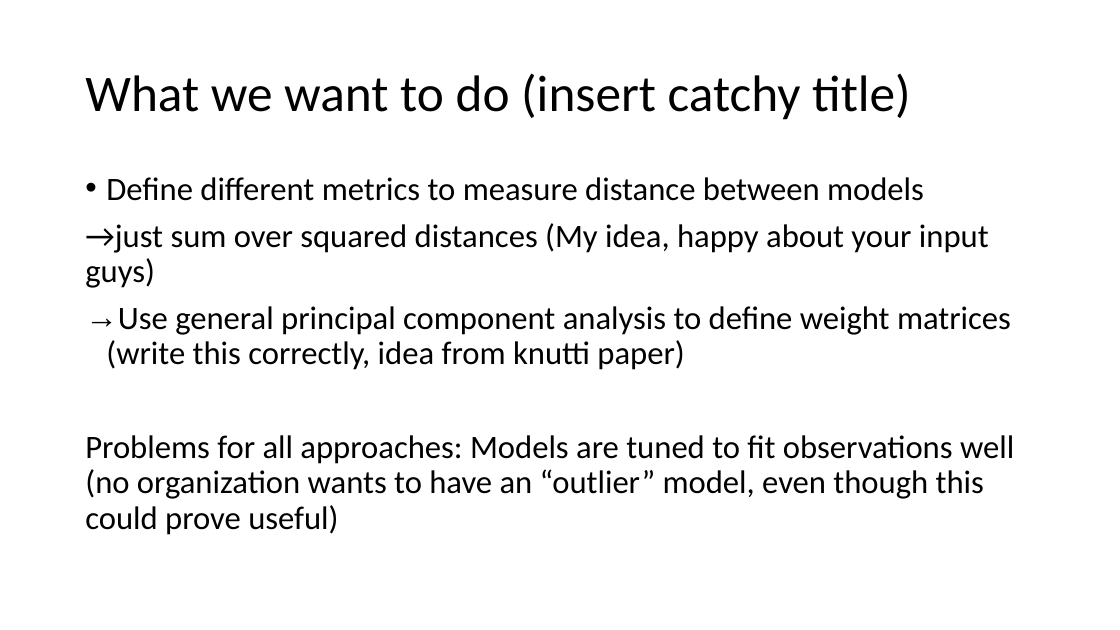
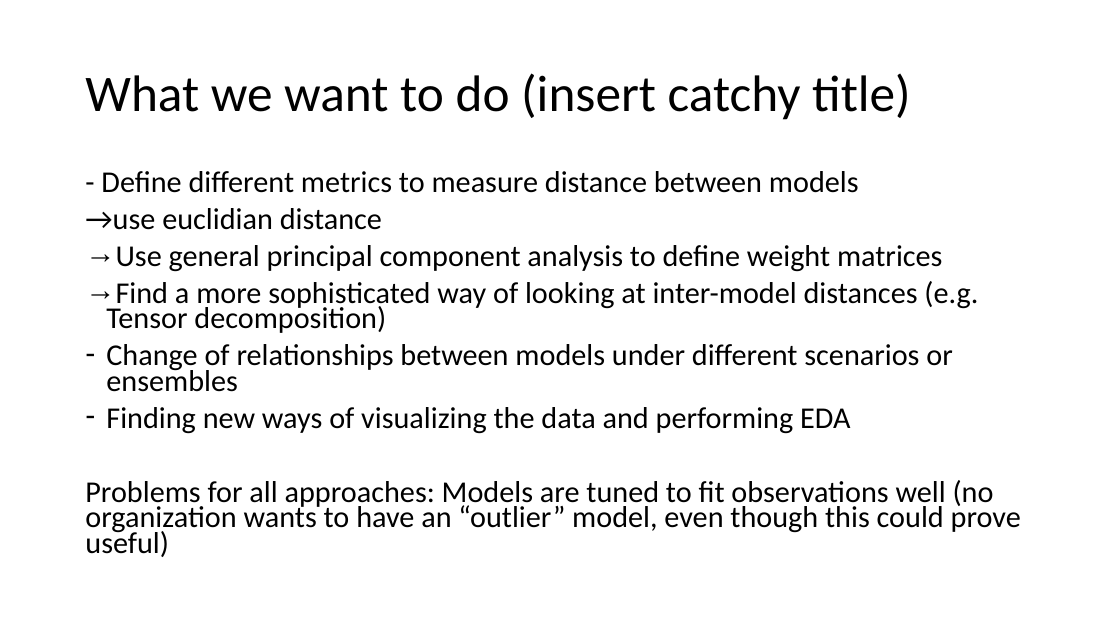
Before and after one commit to fussballball/stat222, a slide deck: slide 5 of Presentation 1 Climate Change Problem.pptx (slide 6 before the commit). Drawn at 1120x630 pixels with LibreOffice and Linux fonts; fonts in the diff are those of the drawing. Boxes give left, top, right and bottom in pixels: in the first picture for what was removed or moved away, otherwise in the second. Text is boxed around its words. In the diff, an @@ line names an element or a change of style, - is before the commit and + after.

Commit message:
updated .gif R file and updated Presentation

```diff
--- a/Presentation 1 Climate Change Problem.pptx
+++ b/Presentation 1 Climate Change Problem.pptx
@@ text at [85,171,978,434]: text changed; size 28 to 25.9 pt @@
-• Define different metrics to measure distance between models
-→just sum over squared distances (My idea, happy about your input guys)
-→ Use general principal component analysis to define weight matrices (write this correctly, idea from knutti paper)
+- Define different metrics to measure distance between models
+→use euclidian distance
+→ Use general principal component analysis to define weight matrices
+→ Find a more sophisticated way of looking at inter-model distances (e.g. Tensor decomposition)
+– Change of relationships between models under different scenarios or ensembles
+– Finding new ways of visualizing the data and performing EDA
@@ text at [85,480,1021,557]: size 28 to 25.9 pt in "Problems for all approaches: Models are tuned ..."; line spacing 0.9 to 0.7 @@
```
Also in this commit, not shown: 2 other slides changed, 1 slide added, 1 slide removed, 1 other file.
